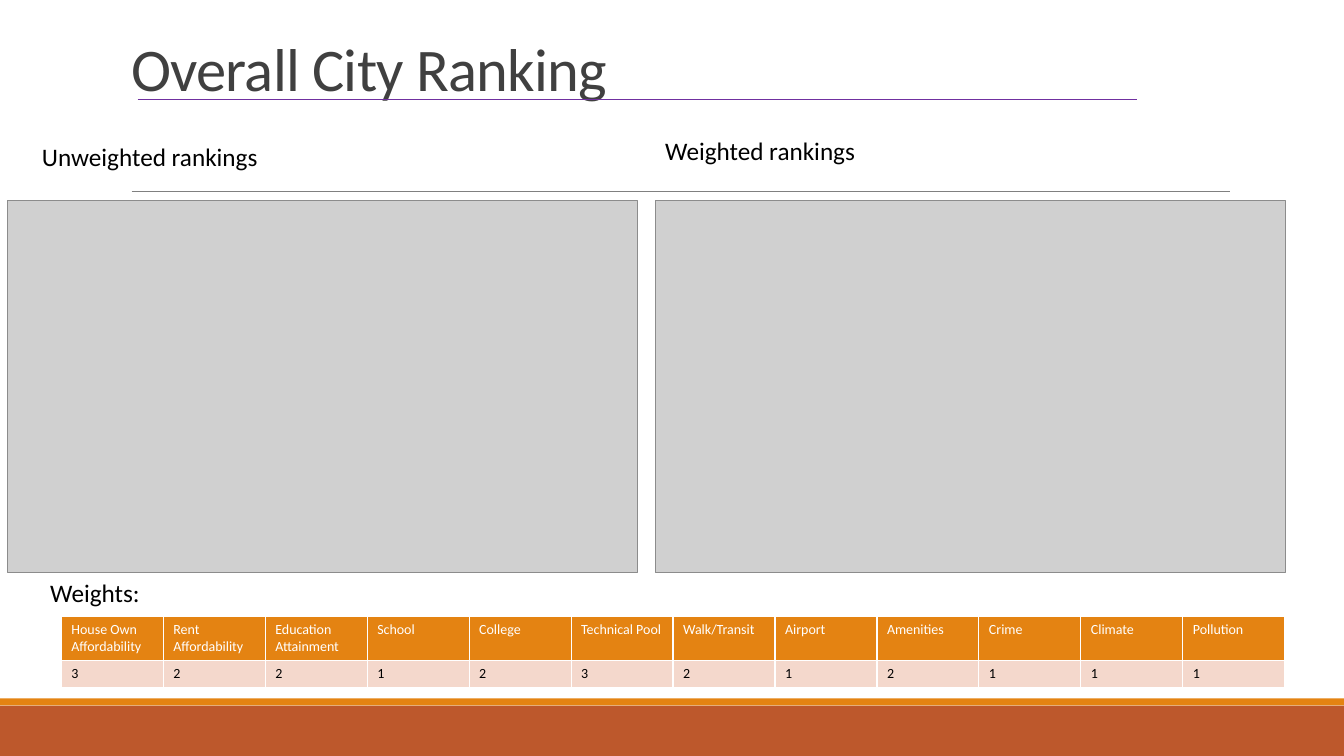
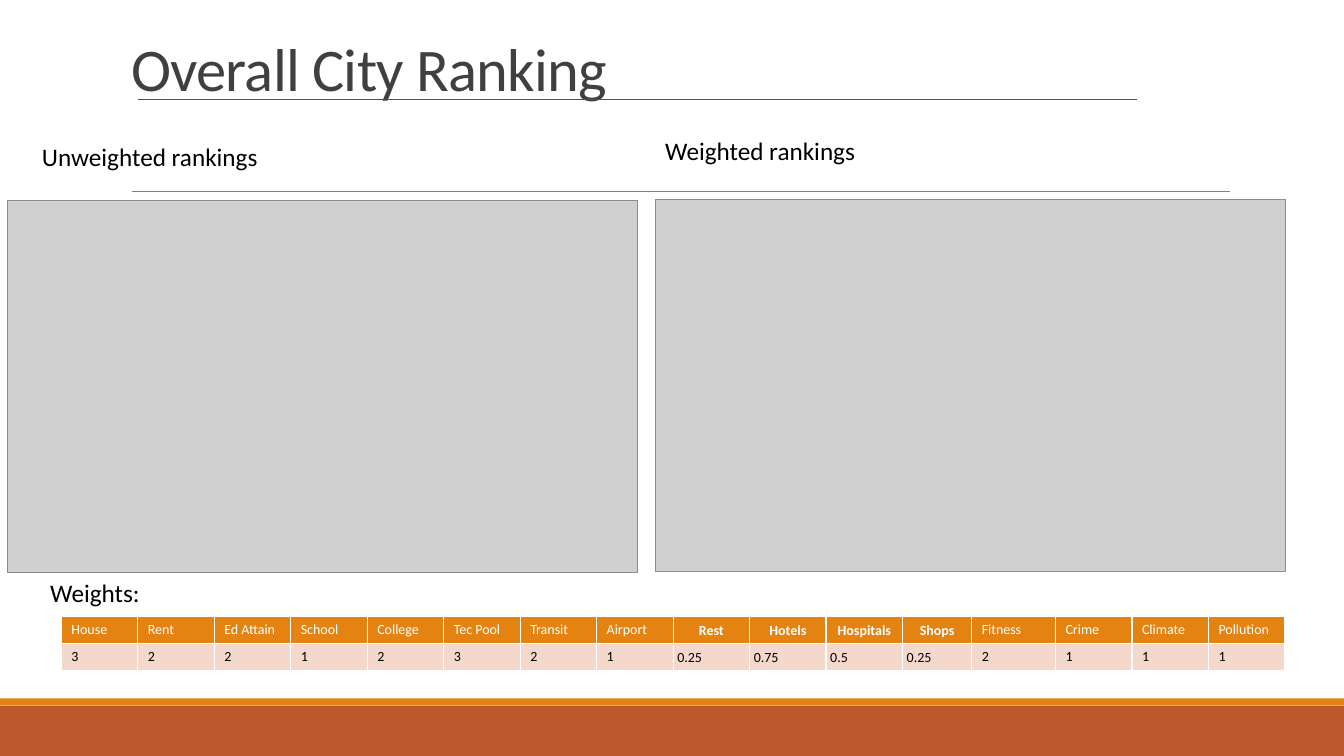
Before and after one commit to indranik/BC_Project1, a slide deck: slide 27 of Project1_Presentation.pptx. Drawn at 1344x756 pixels with LibreOffice and Linux fonts; fonts in the diff are those of the drawing; grey boxes stand for pictures. Boxes give left, top, right and bottom in pixels: in the first picture for what was removed or moved away, otherwise in the second. Text is boxed around its words. In the diff, an @@ line names an element or a change of style, - is before the commit and + after.

Commit message:
update overal ranking slide

```diff
--- a/Project1_Presentation.pptx
+++ b/Project1_Presentation.pptx
@@ table at box(62, 617, 1288, 670) @@
-column 1, row 1: House Own Affordability
+column 1, row 1: House
-column 2, row 1: Rent Affordability
+column 2, row 1: Rent
-column 3, row 1: Education Attainment
+column 3, row 1: Ed Attain
-column 6, row 1: Technical Pool
+column 6, row 1: Tec Pool
-column 7, row 1: Walk/Transit
+column 7, row 1: Transit
-column 9: Amenities | 2
+column 9: Rest | 0.25
+column 10: Hotels | 0.75
+column 11: Hospitals | 0.5
+column 12: Shops | 0.25
+column 13: Fitness | 2
@@ table: place and size @@
-table at box(62, 617, 1284, 688)
+table at box(62, 617, 1288, 670)
```
